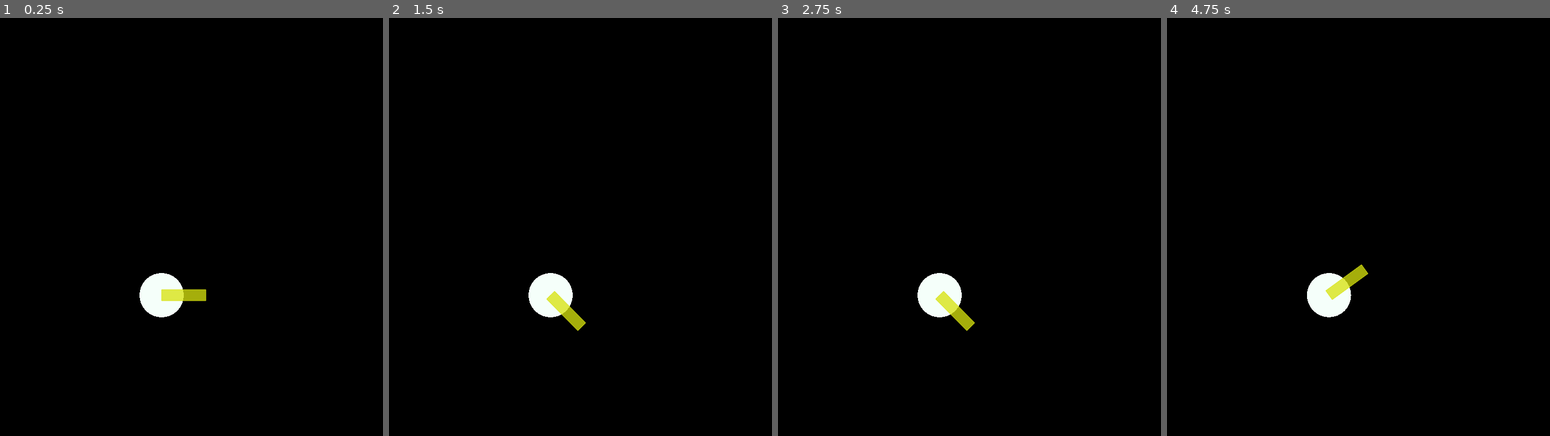
Above: before the commit, frames 1-4 (left to right).
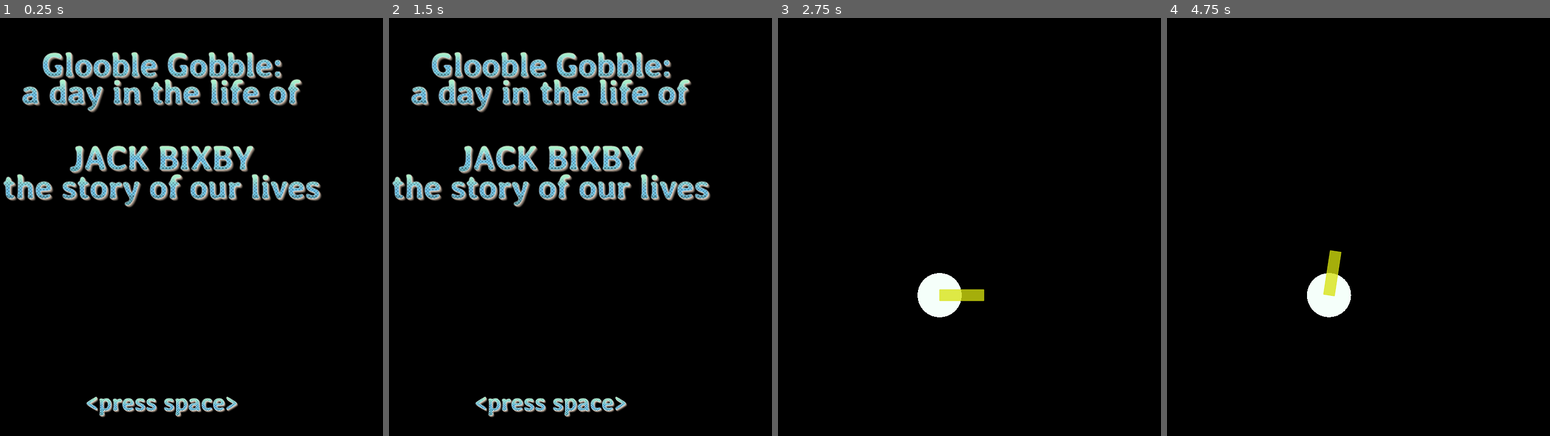
Above: after the commit, the same moments.

Repository: KoryB/ggj2022-duality
Game: Godot game, scene res://title/title_level.tscn
Two runs of this game, one before a commit and one after it. Both use one fixed random seed, a clock stepped at 60 frames per second and the inputs below. Before the commit the project starts from res://level/test_level.tscn.
Inputs (mouse positions are in pixels of both pictures, inside the frame that each line leads up to):
- Up to frame 1 (0.25 s): no input
- Up to frame 2 (1.5 s): tap Enter (player_done) at 0.5, 0.6 s; move the mouse to (649, 218) at 0.52 s; hold Right (player_right) 0.53-1.28 s; click (649, 218) at 0.67 s; move the mouse to (461, 260) at 1.27 s; hold S (scale_sprite_down) from 1.28 s (still down); tap Up (player_go_go) at 1.35 s
- Up to frame 3 (2.75 s): tap Space (screenshot_time) at 2 s; move the mouse to (984, 143) at 2.02 s; release S (scale_sprite_down) at 2.03 s; hold Right (player_right) from 2.03 s (still down); hold Down (player_stop) from 2.03 s (still down)
- Up to frame 4 (4.75 s): tap Enter (player_done) at 2.75, 3.6 s; move the mouse to (1304, 327) at 2.77 s; release Right (player_right) at 2.78 s; release Down (player_stop) at 2.78 s; hold W (scale_sprite_up) 2.78-3.53 s; tap G (postprocess_glow) at 2.85 s; click (1304, 327) at 2.92 s; move the mouse to (1461, 306) at 3.52 s; hold Left (player_left) from 3.53 s (still down); tap Space (screenshot_time) at 4.15 s; move the mouse to (1197, 172) at 4.27 s; tap Up (player_go_go) at 4.35 s

The runs differ from the first frame. In frame 1, 12% of the frame differs, in the area x 0-84%, y 8-96%; in frame 2, 12%; in frame 3, 0.6%; in frame 4, 0.6%.

Commit message:
MVPgit add -Agit add -A!

Diff:
--- /dev/null
+++ b/music/music_player.gd
@@ -0,0 +1,17 @@
+# Singleton MusicPlayer
+extends Node
+
+
+# Declare member variables here. Examples:
+# var a = 2
+# var b = "text"
+
+
+# Called when the node enters the scene tree for the first time.
+func _ready():
+	pass # Replace with function body.
+
+
+# Called every frame. 'delta' is the elapsed time since the previous frame.
+#func _process(delta):
+#	pass
--- /dev/null
+++ b/music/music_player.tscn
@@ -0,0 +1,11 @@
+[gd_scene load_steps=3 format=2]
+
+[ext_resource path="res://music/music_player.gd" type="Script" id=1]
+[ext_resource path="res://music/guitar_song.ogg" type="AudioStream" id=2]
+
+[node name="MusicPlayer" type="Node"]
+script = ExtResource( 1 )
+
+[node name="AudioStreamPlayer2D" type="AudioStreamPlayer2D" parent="."]
+stream = ExtResource( 2 )
+autoplay = true
--- a/project.godot
+++ b/project.godot
@@ -63,6 +63,11 @@
 "class": "StickerManager",
 "language": "GDScript",
 "path": "res://sticker/sticker_manager.gd"
+}, {
+"base": "Node2D",
+"class": "TitleLevel",
+"language": "GDScript",
+"path": "res://title/title_level.gd"
 } ]
 _global_script_class_icons={
 "Circle": "",
@@ -75,18 +80,20 @@
 "Player": "",
 "PlayerCamera": "",
 "Sticker": "",
-"StickerManager": ""
+"StickerManager": "",
+"TitleLevel": ""
 }
 
 [application]
 
 config/name="2022 - Duality"
-run/main_scene="res://level/test_level.tscn"
+run/main_scene="res://title/title_level.tscn"
 config/icon="res://icon.png"
 
 [autoload]
 
 PictureManager="*res://sticker/picture_manager.gd"
+MusicPlayer="*res://music/music_player.tscn"
 
 [display]
 
--- /dev/null
+++ b/title/title_level.gd
@@ -0,0 +1,10 @@
+class_name TitleLevel
+extends Node2D
+
+
+const MainLevel := preload("res://level/test_level.tscn")
+
+
+func _process(delta: float):
+	if Input.is_action_just_pressed("screenshot_time"):
+		get_tree().change_scene_to(MainLevel)
--- /dev/null
+++ b/title/title_level.tscn
@@ -0,0 +1,17 @@
+[gd_scene load_steps=4 format=2]
+
+[ext_resource path="res://title/press_space.png" type="Texture" id=1]
+[ext_resource path="res://title/title.png" type="Texture" id=2]
+[ext_resource path="res://title/title_level.gd" type="Script" id=3]
+
+[node name="Title" type="Node2D"]
+script = ExtResource( 3 )
+
+[node name="Title" type="Sprite" parent="."]
+position = Vector2( 400, 200 )
+texture = ExtResource( 2 )
+
+[node name="PressSpace" type="Sprite" parent="."]
+position = Vector2( 400, 700 )
+scale = Vector2( 0.8, 0.8 )
+texture = ExtResource( 1 )
Not shown, added: music/guitar_song.ogg.import
Binary file added: test_save/my_lovely_creation.png
Not shown, added: test_save/my_lovely_creation.png.import
Binary file added: title/press_space.png
Not shown, added: title/press_space.png.import
Binary file added: title/title.png
Not shown, added: title/title.png.import
Not shown, removed: assets/stickers/stickers.png-autosave.kra
Not shown, added: music/guitar_song.ogg
